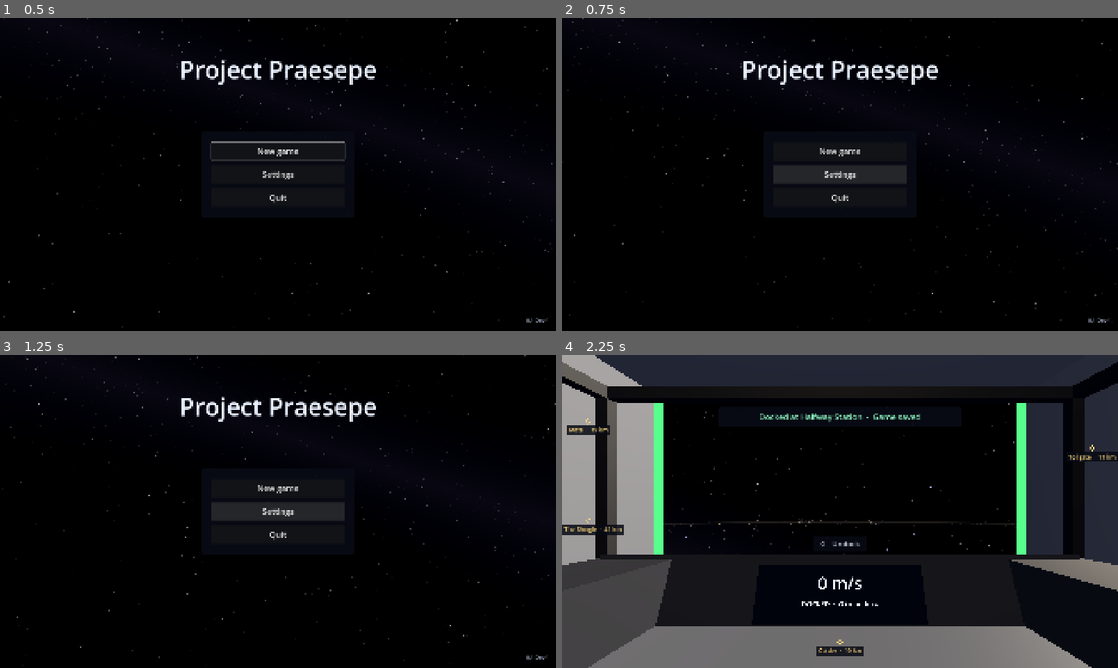
Above: before the commit, frames 1-4 (two rows, left to right).
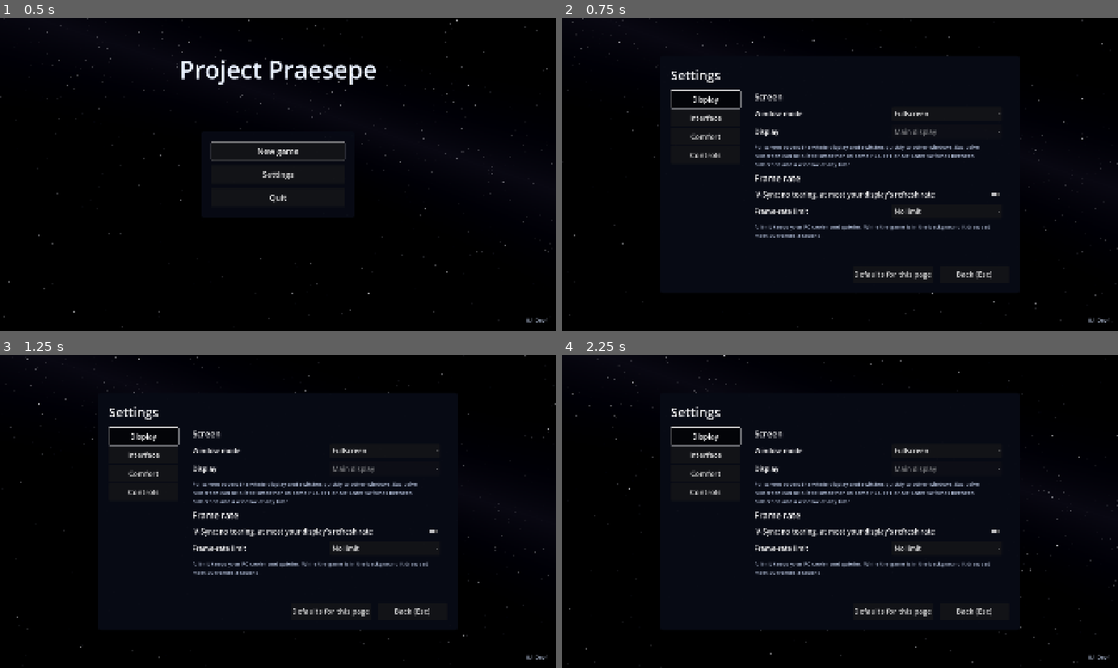
Above: after the commit, the same moments.

Repository: ggbillyjoe3526/praesepe
Game: Godot game, scene res://game/ui/title_screen.tscn
Same seed, same stepped clock (60 frames per second), same inputs: the game is played once before the commit and once after it.
Inputs (mouse positions are in pixels of both pictures, inside the frame that each line leads up to):
- Up to frame 1 (0.5 s): no input
- Up to frame 2 (0.75 s): click "Settings" at 0.5 s
- Up to frame 3 (1.25 s): no input
- Up to frame 4 (2.25 s): click "New game" (after the commit: "Display") at 1.25 s; click (840, 555) at 2 s, where only the run before the commit has a clickable "Fly the Hauler"

Frame 1 is identical in both runs. In frame 2, 6.0% of the frame differs, in the area x 18-82%, y 12-89%; in frame 3, 6.0%; in frame 4, 47%, in the area x 0-100%, y 0-100%.

Commit message:
Settings on the start menu opens the settings menu; test the game scene starting from a save
Co-Authored-By: Claude Opus 5.5 (1M context) <noreply@anthropic.com>
Claude-Session: https://claude.ai/code/session_01TYoLEXp7niSfRZEhQ54qv9

Diff:
--- a/game/ui/start_menu.gd
+++ b/game/ui/start_menu.gd
@@ -3,16 +3,17 @@
 ## The start menu on the title screen (design doc, "Starting a game"): Continue, New game, Settings and Quit. New game
 ## opens the ship choice, one card per starter ship (StarterShips) with its "Great for:" hint; choosing one starts the
 ## game in it, after asking first when that would replace a saved game. Continue is there only when a saved game can
-## be read; when one exists but can't be, it says why and keeps the file. The menu only says what was chosen (its
-## signals); the title screen does it. Esc goes back a page. Its look is a placeholder, like the pause screen's.
+## be read; when one exists but can't be, it says why and keeps the file. Settings opens the settings menu
+## (SettingsMenu) over it, as the pause screen does. For the rest the menu only says what was chosen (its signals); the
+## title screen does it. Esc goes back a page. Its look is a placeholder, like the pause screen's.
 
 signal continue_chosen
 signal new_game_chosen(ship: StringName)
-signal settings_chosen
 signal quit_chosen
 
 enum Page {
 	MAIN, ## Continue, New game, Settings, Quit.
+	SETTINGS, ## The settings menu.
 	SHIPS, ## Choose your ship.
 	REPLACE, ## A new game would replace the saved game: start it, or go back.
 }
@@ -63,6 +64,8 @@
 var ships_back_button: Button
 var replace_button: Button
 var replace_back_button: Button
+## The settings menu, a child so it hears Esc before the menu does (public for the tests).
+var settings_menu: SettingsMenu
 
 var _pages: Dictionary[Page, Control] = {}
 var _title: Label
@@ -107,7 +110,11 @@
 		_pages[p].visible = p == to
 	# The game's name heads the first page only; the others have their own heading or question.
 	_title.visible = to == Page.MAIN
-	_focus_first()
+	if to == Page.SETTINGS:
+		settings_menu.open()
+	else:
+		settings_menu.visible = false
+		_focus_first()
 
 
 func _unhandled_input(event: InputEvent) -> void:
@@ -172,6 +179,16 @@
 	_pages[Page.MAIN] = _build_main()
 	_pages[Page.SHIPS] = _build_ships()
 	_pages[Page.REPLACE] = _build_replace()
+	settings_menu = SettingsMenu.new()
+	settings_menu.visible = false
+	settings_menu.closed.connect(_settings_closed)
+	add_child(settings_menu)
+
+
+## Back from the settings menu (it saved any change as it closed): the first page, on its Settings button.
+func _settings_closed() -> void:
+	show_page(Page.MAIN)
+	settings_button.grab_focus()
 
 
 func _build_main() -> Control:
@@ -182,7 +199,7 @@
 	new_game_button = _button(list, "New game")
 	new_game_button.pressed.connect(show_page.bind(Page.SHIPS))
 	settings_button = _button(list, "Settings")
-	settings_button.pressed.connect(settings_chosen.emit)
+	settings_button.pressed.connect(show_page.bind(Page.SETTINGS))
 	quit_button = _button(list, "Quit")
 	quit_button.pressed.connect(quit_chosen.emit)
 	_save_note = _label(list, "", NOTE_SIZE, NOTE_COLOUR)
--- /dev/null
+++ b/test/unit/test_main_start.gd
@@ -0,0 +1,59 @@
+extends GutTest
+## The game scene starts where GameStart says (design doc, "Starting a game"): continuing a game saved out in space,
+## the real solar system comes up on the saved seed with the ship at its saved true place, heading and speed, and the
+## HUD says the game was loaded; continuing one saved docked, it is in the station's bay. Nothing is written to the
+## save folder (a continued game is not announced as an arrival).
+
+var _seed_before: int = 0
+
+
+func before_each() -> void:
+	_seed_before = Game.world_seed
+
+
+func after_each() -> void:
+	GameStart.mode = GameStart.Mode.NEW
+	GameStart.ship_id = GameStart.DEFAULT_SHIP
+	GameStart.saved = {}
+	Game.start_world(_seed_before)
+	Input.mouse_mode = Input.MOUSE_MODE_VISIBLE
+
+
+func _open_main() -> Node:
+	var main: Node = load(TitleScreen.MAIN_SCENE).instantiate()
+	add_child_autofree(main)
+	await wait_physics_frames(2)
+	return main
+
+
+func test_continuing_in_space_puts_the_ship_back_in_the_real_system() -> void:
+	var at := Vector3(14000.0, 9000.0, -2500.0)
+	var turn := Quaternion(Vector3.UP, 0.8)
+	var velocity := Vector3(0, 0, -30).rotated(Vector3.UP, 0.8)
+	GameStart.continue_game({"v": 2, "world": {"world_seed": 4321, "clock": 600.0, "streams": {}}, "berth": "",
+			"ship": {"model": "hauler", "at": [at.x, at.y, at.z], "turn": [turn.x, turn.y, turn.z, turn.w],
+			"velocity": [velocity.x, velocity.y, velocity.z], "spin": [0, 0, 0], "assist": true, "held": 30.0,
+			"orbit": ""}})
+	var main := await _open_main()
+	var ship: Ship = main.get_node("World/Ship")
+	var origin: FloatingOrigin = main.get_node("FloatingOrigin")
+	assert_eq(Game.world_seed, 4321)
+	var t := origin.true_position(ship.global_position)
+	assert_almost_eq(Vector3(t[0], t[1], t[2]), at + velocity * 2.0 / 60.0, Vector3.ONE * 0.1,
+			"where it was saved, two ticks on")
+	assert_almost_eq(ship.linear_velocity, velocity, Vector3.ONE * 0.05)
+	assert_null(ship.berth)
+	var hud: FlightHud = main.get_node("Hud/FlightHud")
+	assert_eq(hud.toast_text(), FlightHud.welcome_message(null))
+
+
+func test_continuing_docked_is_in_the_bay() -> void:
+	GameStart.continue_game({"v": 1, "world": {"world_seed": 4321, "clock": 600.0, "streams": {}},
+			"berth": String(GameStart.START_PORT)})
+	var main := await _open_main()
+	var ship: Ship = main.get_node("World/Ship")
+	var arrivals: Arrivals = main.get_node("Arrivals")
+	assert_eq(arrivals.stage, Arrivals.Stage.DOCKED)
+	assert_eq(ship.berth.id, GameStart.START_PORT)
+	assert_eq(main.get_node("Hud/FlightHud").toast_text(), FlightHud.welcome_message(ship.berth))
+	assert_eq(FlightHud.welcome_message(ship.berth), "Welcome back  ·  Docked at Halfway Station")
--- a/test/unit/test_start_menu.gd
+++ b/test/unit/test_start_menu.gd
@@ -9,20 +9,17 @@
 var _menu: StartMenu
 var _continued: int = 0
 var _new_games: Array[StringName] = []
-var _settings: int = 0
 var _quits: int = 0
 
 
 func before_each() -> void:
 	_continued = 0
 	_new_games.clear()
-	_settings = 0
 	_quits = 0
 	_menu = StartMenu.new()
 	_menu.ships = SHIPS
 	_menu.continue_chosen.connect(func() -> void: _continued += 1)
 	_menu.new_game_chosen.connect(func(ship: StringName) -> void: _new_games.append(ship))
-	_menu.settings_chosen.connect(func() -> void: _settings += 1)
 	_menu.quit_chosen.connect(func() -> void: _quits += 1)
 	add_child_autofree(_menu)
 
@@ -58,10 +55,20 @@
 		assert_ne(StartMenu.save_note(state), "", "says why there is no Continue")
 
 
-func test_settings_and_quit_say_so() -> void:
+func test_settings_opens_the_settings_menu_and_esc_comes_back() -> void:
 	_menu.settings_button.pressed.emit()
+	assert_eq(_menu.page, StartMenu.Page.SETTINGS)
+	assert_true(_menu.settings_menu.visible)
+	assert_false(_menu.settings_button.is_visible_in_tree(), "the start menu's own page is hidden behind it")
+	_menu.settings_menu.close()
+	assert_eq(_menu.page, StartMenu.Page.MAIN)
+	assert_false(_menu.settings_menu.visible)
+	assert_true(_menu.settings_button.has_focus(), "back on Settings")
+
+
+func test_quit_says_so() -> void:
 	_menu.quit_button.pressed.emit()
-	assert_eq([_settings, _quits], [1, 1])
+	assert_eq(_quits, 1)
 
 
 func test_new_game_with_no_save_starts_in_the_chosen_ship() -> void:
Not shown, added: test/unit/test_main_start.gd.uid
